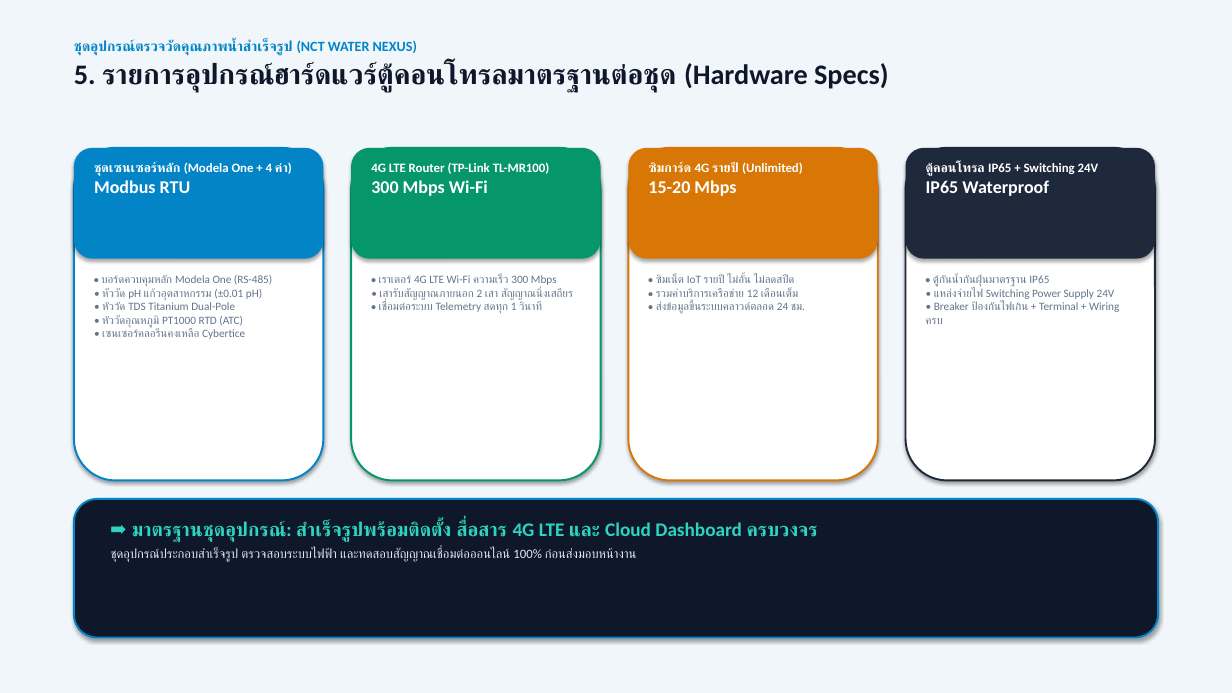
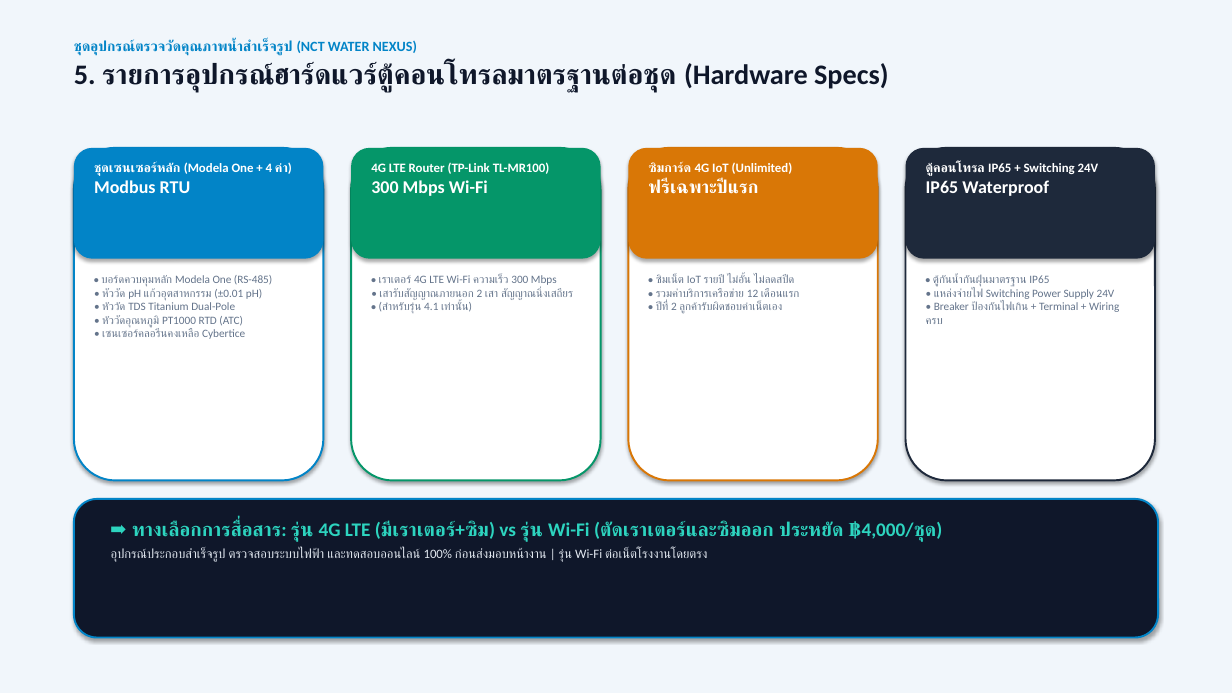
Before and after one commit to WoobWarb/nct-water-nexus, a slide deck: slide 6 of NCT_Water_Nexus_Report_and_Pricing.pptx. Drawn at 1232x693 pixels with LibreOffice and Linux fonts; fonts in the diff are those of the drawing. Boxes give left, top, right and bottom in pixels: in the first picture for what was removed or moved away, otherwise in the second. Text is boxed around its words. In the diff, an @@ line names an element or a change of style, - is before the commit and + after.

Commit message:
Update quote: Year 2 Cloud MA 300 THB/mo, net free year 1 only, and add 4.2 Wi-Fi version

```diff
--- a/NCT_Water_Nexus_Report_and_Pricing.pptx
+++ b/NCT_Water_Nexus_Report_and_Pricing.pptx
@@ text at [648,162,793,194]: text changed @@
-ซิมการ์ด 4G รายปี (Unlimited)
-15-20 Mbps
+ซิมการ์ด 4G IoT (Unlimited)
+ฟรีเฉพาะปีแรก
@@ text at [379,275,573,313]: text changed @@
-• เราเตอร์ 4G LTE Wi-Fi ความเร็ว 300 Mbps
-• เสารับสัญญาณภายนอก 2 เสา สัญญาณนิ่งเสถียร
-• เชื่อมต่อระบบ Telemetry สดทุก 1 วินาที
+• เราเตอร์ 4G LTE Wi-Fi ความเร็ว 300 Mbps
+• เสารับสัญญาณภายนอก 2 เสา สัญญาณนิ่งเสถียร
+• (สำหรับรุ่น 4.1 เท่านั้น)
@@ text at [656,275,800,314]: text changed @@
-• ซิมเน็ต IoT รายปี ไม่อั้น ไม่ลดสปีด
-• รวมค่าบริการเครือข่าย 12 เดือนเต็ม
-• ส่งข้อมูลขึ้นระบบคลาวด์ตลอด 24 ชม.
+• ซิมเน็ต IoT รายปี ไม่อั้น ไม่ลดสปีด
+• รวมค่าบริการเครือข่าย 12 เดือนแรก
+• ปีที่ 2 ลูกค้ารับผิดชอบค่าเน็ตเอง
@@ text at [111,520,943,562]: text changed @@
-➡️ มาตรฐานชุดอุปกรณ์: สำเร็จรูปพร้อมติดตั้ง สื่อสาร 4G LTE และ Cloud Dashboard ครบวงจร
-ชุดอุปกรณ์ประกอบสำเร็จรูป ตรวจสอบระบบไฟฟ้า และทดสอบสัญญาณเชื่อมต่อออนไลน์ 100% ก่อนส่งมอบหน้างาน
+➡️ ทางเลือกการสื่อสาร: รุ่น 4G LTE (มีเราเตอร์+ซิม) vs รุ่น Wi-Fi (ตัดเราเตอร์และซิมออก ประหยัด ฿4,000/ชุด)
+อุปกรณ์ประกอบสำเร็จรูป ตรวจสอบระบบไฟฟ้า และทดสอบออนไลน์ 100% ก่อนส่งมอบหน้างาน | รุ่น Wi-Fi ต่อเน็ตโรงงานโดยตรง
```
Also in this commit, not shown: 2 other slides changed, 1 slide added, 1 slide removed, 9 other files.
